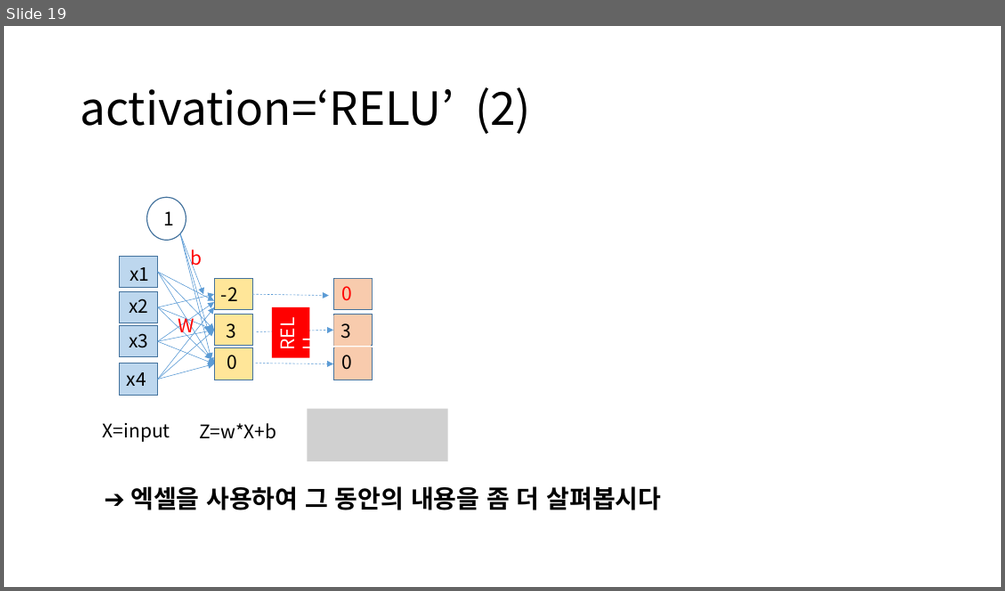
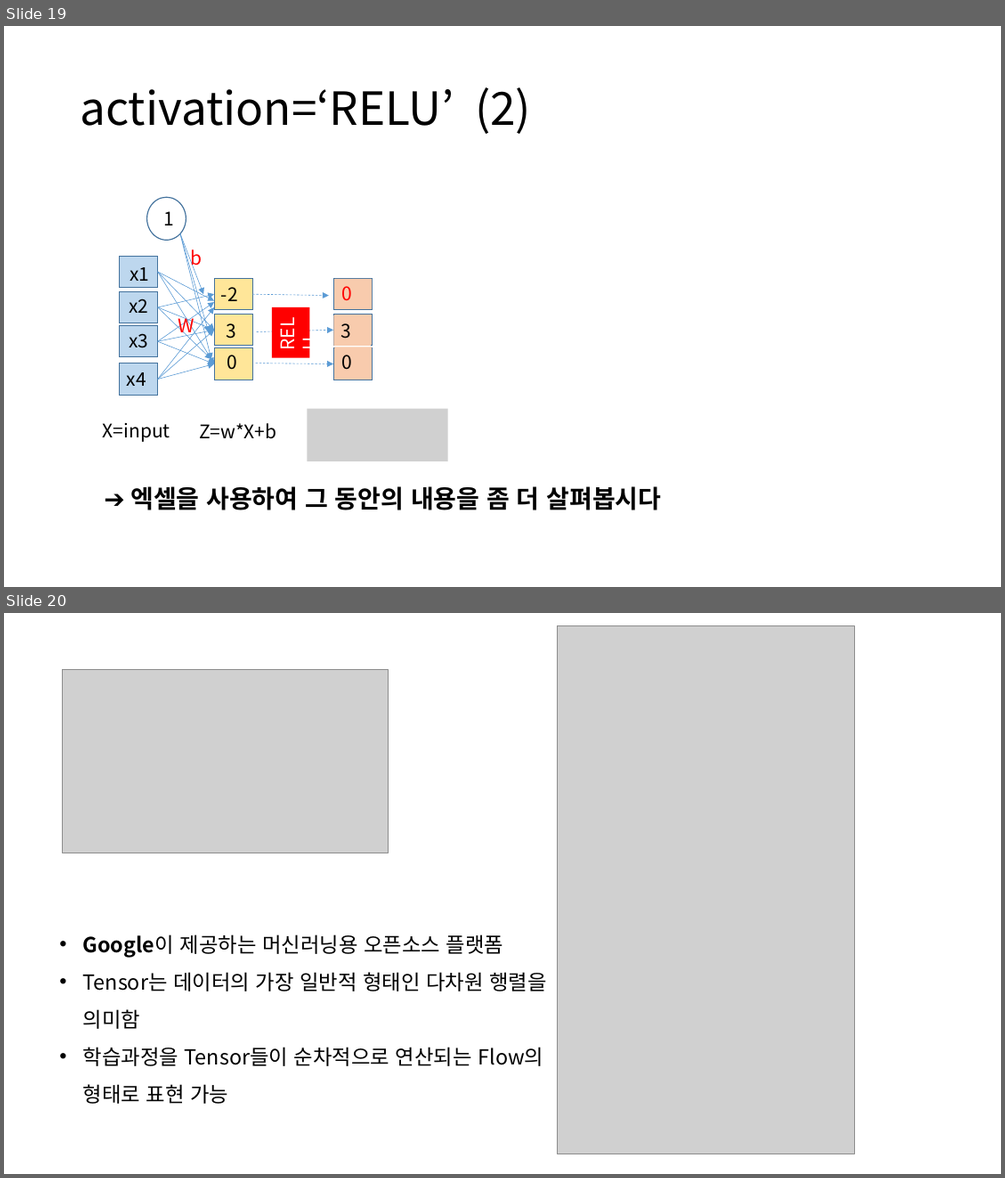
Before and after one commit to hongjai-rhee/public, a slide deck: 딥러닝 강의자료.pptx. Shown one above the other, each under a label of ours: slide 19 before the commit, slides 19 and 20 after it. The pictures are 1005x591 and 1005x1178 pixels, drawn with LibreOffice and Linux fonts; fonts in the diff are those of the drawing; grey boxes stand for pictures. Boxes give left, top, right and bottom in pixels: in the first picture for what was removed or moved away, otherwise in the second. Text is boxed around its words. In the diff, an @@ line names an element or a change of style, - is before the commit and + after.

```diff
--- a/딥러닝 강의자료.pptx
+++ b/딥러닝 강의자료.pptx
@@ slide 20 added at bbox=[4, 613, 1001, 1174], background #FFFFFF @@
@@ picture added at bbox=[558, 625, 854, 1153] @@
@@ picture added at bbox=[63, 670, 388, 853] @@
@@ text added at bbox=[83, 934, 546, 1103], 20 pt, text #000000 @@
+• Google이 제공하는 머신러닝용 오픈소스 플랫폼
+• Tensor는 데이터의 가장 일반적 형태인 다차원 행렬을 의미함
+• 학습과정을 Tensor들이 순차적으로 연산되는 Flow의 형태로 표현 가능
```
